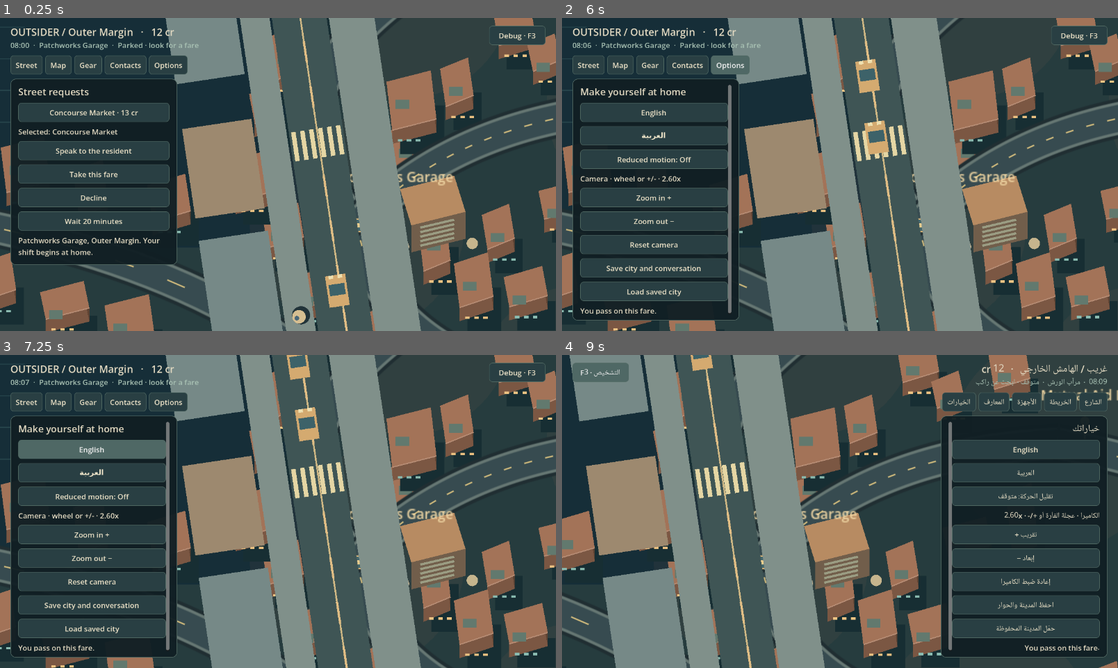
Above: before the commit, frames 1-4 (two rows, left to right).
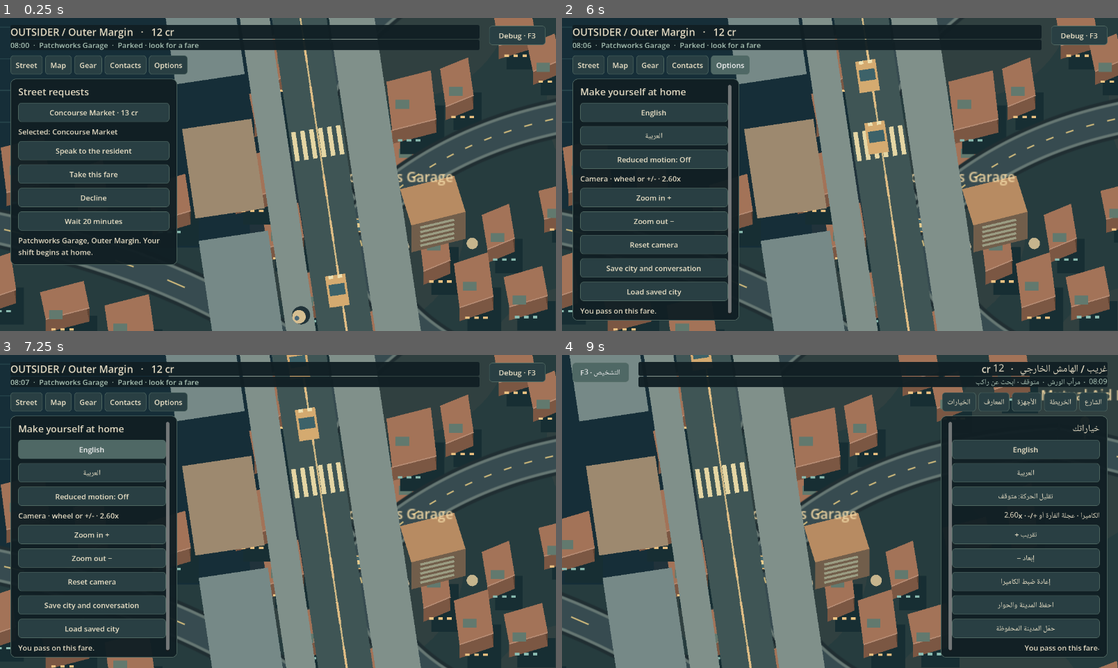
Above: after the commit, the same moments.

Repository: MohamedXIV/outsider-driver-2d
Game: Godot game, scene res://scenes/sandbox.tscn
Two runs of this game, one before a commit and one after it. Both use one fixed random seed, a clock stepped at 60 frames per second and the inputs below.
Inputs:
- Up to frame 1 (0.25 s): no input
- Up to frame 2 (6 s): click "Debug · F3" at 0.5 s; click "Decline" at 1.25 s; click "Player · F3" at 2 s; click "Street" at 2.75 s; click "Map" at 3.5 s; click "Gear" at 4.25 s; click "Contacts" at 5 s; click "Options" at 5.75 s
- Up to frame 3 (7.25 s): click "English" at 6.5 s
- Up to frame 4 (9 s): click "العربية" at 7.25 s; click "التشخيص · F3" at 8 s; click "اللعب · F3" at 8.75 s

The runs differ from the first frame. In frame 1, 4.2% of the frame differs, in the area x 1-87%, y 2-11%; in frame 2, 4.3%; in frame 3, 4.3%; in frame 4, 6.2%, in the area x 13-99%, y 2-11%.

Commit message:
fix: keep Arabic selection and compact HUD controls readable

Diff:
--- a/scripts/sandbox/sandbox_player_ui.gd
+++ b/scripts/sandbox/sandbox_player_ui.gd
@@ -51,8 +51,12 @@
 	root.theme=theme
 	_header=Label.new();root.add_child(_header);_header.position=Vector2(24,16);_header.add_theme_font_size_override("font_size",23)
 	_hint=Label.new();root.add_child(_hint);_hint.position=Vector2(24,50);_hint.add_theme_color_override("font_color",Color("a9c2b4"))
+	# World place labels must not compete with the status text behind the HUD.
+	var status_style: StyleBoxFlat=StyleBoxFlat.new();status_style.bg_color=panel_style.bg_color
+	status_style.set_corner_radius_all(4)
+	_header.add_theme_stylebox_override("normal",status_style);_hint.add_theme_stylebox_override("normal",status_style)
 	_mode=Button.new();_mode.name="Mode";_mode.text="Debug · F3";_mode.custom_minimum_size=Vector2(130,44);root.add_child(_mode);_mode.pressed.connect(toggle_debug)
-	_tabs=GridContainer.new();_tabs.columns=5;root.add_child(_tabs);_tabs.position=Vector2(24,86);_tabs.add_theme_constant_override("h_separation",6);_tabs.add_theme_constant_override("v_separation",6)
+	_tabs=GridContainer.new();_tabs.mouse_filter=Control.MOUSE_FILTER_IGNORE;_tabs.columns=5;root.add_child(_tabs);_tabs.position=Vector2(24,86);_tabs.add_theme_constant_override("h_separation",6);_tabs.add_theme_constant_override("v_separation",6)
 	for key in ["requests","map","gear","contacts","settings"]:
 		var button: Button=Button.new();button.name=key;button.custom_minimum_size=Vector2(0,44);_tabs.add_child(button);button.pressed.connect(_tab.bind(key))
 	_panel=PanelContainer.new();root.add_child(_panel);_panel.position=Vector2(24,140)
@@ -72,7 +76,9 @@
 	_tabs.columns=3 if area.x<600 else 5
 	_tabs.size=Vector2.ZERO
 	var panel_top: float=194.0 if area.x<600 else 140.0
-	_mode.position=Vector2(area.x-154,18)
+	# The unused third cell of the second compact tab row keeps the mode
+	# toggle accessible without covering the status line in either locale.
+	_mode.position=Vector2(area.x-154,136 if area.x<600 else 18)
 	_body.custom_minimum_size.x=minf(380,area.x-48)-40
 	for child in _body.get_children():
 		if child is Label: child.custom_minimum_size.x=_body.custom_minimum_size.x
@@ -81,7 +87,9 @@
 	_body.custom_minimum_size.x=_panel.size.x-40
 	_portrait.position=Vector2(area.x-230,120);_portrait.size=Vector2(200,190)
 	_portrait_title.position=Vector2(area.x-250,315);_portrait_title.size=Vector2(240,35)
-	_header.size.x=area.x-200;_hint.size.x=area.x-60
+	_header.add_theme_font_size_override("font_size",20 if area.x<600 else 23)
+	_header.size.x=area.x-48 if area.x<600 else area.x-200
+	_hint.size.x=_header.size.x
 	_header.clip_text=true;_hint.clip_text=true
 	call_deferred("_fit_panel");call_deferred("_publish")
 
@@ -266,7 +274,7 @@
 	elif tab=="settings":
 		_label(trp("Make yourself at home","خياراتك"),true)
 		_button("english","English",controller._on_language_locale.bind("en"))
-		_button("arabic","العربية",controller._on_language_locale.bind("ar"))
+		_button("arabic","العربية",controller._on_language_locale.bind("ar")).add_theme_font_override("font",_arabic_font)
 		_button("motion",trp("Reduced motion: ","تقليل الحركة: ")+(trp("On","مفعّل") if controller._reduced_motion else trp("Off","متوقف")),controller._on_reduced_motion.bind(not controller._reduced_motion))
 		_label(trp("Camera · wheel or +/- · %.2fx", "الكاميرا · عجلة الفأرة أو +/- · %.2fx") % controller._city.zoom_preference)
 		_button("zoom_in",trp("Zoom in +","تقريب +"),controller._change_zoom.bind(0.2),controller._city.zoom_preference >= SandboxCityView.MAX_ZOOM)
@@ -291,13 +299,14 @@
 	await get_tree().process_frame
 	if not is_inside_tree(): return
 	var bounds: Dictionary={}
+	var mode_rect: Rect2=_mode.get_global_rect()
 	for key in _actions:
 		var button: Button=_actions[key]
 		bounds[key]={"x":button.get_global_rect().get_center().x,"y":button.get_global_rect().get_center().y,"disabled":button.disabled,
 			"clipTop":_scroll.get_global_rect().position.y,"clipBottom":_scroll.get_global_rect().end.y}
 	for button in _tabs.get_children():
 		bounds[button.name]={"x":button.get_global_rect().get_center().x,"y":button.get_global_rect().get_center().y,"disabled":false}
-	JavaScriptBridge.eval("Object.assign(document.documentElement.dataset,%s)"%JSON.stringify({"playerZoom":str(controller._city.zoom_preferen …(636 unchanged characters)…
+	JavaScriptBridge.eval("Object.assign(document.documentElement.dataset,%s)"%JSON.stringify({"playerModeBounds":JSON.stringify([mode_rect.position.x,mode_rect.position.y,mode_rect.size.x,mode_rect.size.y]),"playerZoom":str(controller._city.zoom_preferen …(636 unchanged characters)…
 
 func _fit_panel() -> void:
 	var area: Vector2=get_viewport().get_visible_rect().size
--- a/tests/test_player_arabic.gd
+++ b/tests/test_player_arabic.gd
@@ -2,6 +2,8 @@
 func _initialize() -> void: call_deferred("_run")
 func _run() -> void:
 	var scene: Node=load("res://scenes/sandbox.tscn").instantiate();root.add_child(scene);scene.set_process(false)
+	scene._player_ui._tab("settings")
+	assert(scene._player_ui._actions["arabic"].get_theme_font("font").has_char("ع".unicode_at(0)),"Arabic language choice must be readable before switching locale")
 	scene._on_language_locale("ar")
 	for tab in ["requests","map","gear","contacts","settings"]:
 		scene._player_ui._tab(tab)
--- a/tests/test_player_layout.gd
+++ b/tests/test_player_layout.gd
@@ -7,6 +7,10 @@
 		for tab in ["requests","map","gear","contacts","settings"]:
 			scene._player_ui._tab(tab)
 			await process_frame;await process_frame;await process_frame
+			var mode_bounds: Rect2=scene._player_ui._mode.get_global_rect()
+			assert(not scene._player_ui._hint.get_global_rect().intersects(mode_bounds),"Status text must not run underneath the mode button")
+			for child in scene._player_ui._tabs.get_children():
+				assert(not child.get_global_rect().intersects(mode_bounds),"Compact mode control must leave every tab clickable")
 			var panel: Control=scene._player_ui._panel
 			var bounds: Rect2=panel.get_global_rect()
 			assert(bounds.end.x<=root.get_visible_rect().size.x+1,"Panel overflow %s %s: %s" % [area,tab,bounds])
Not shown, changed: docs/STACK_INTEGRATION_AUDIT.md
Not shown, changed: tests/web_camera_zoom.cjs
